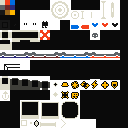
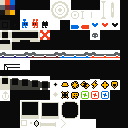
Layer changes from the first (128, 128) image to the second:
painted on "element" over [22, 19, 109, 99]
painted on "background" over [80, 90, 110, 100]
